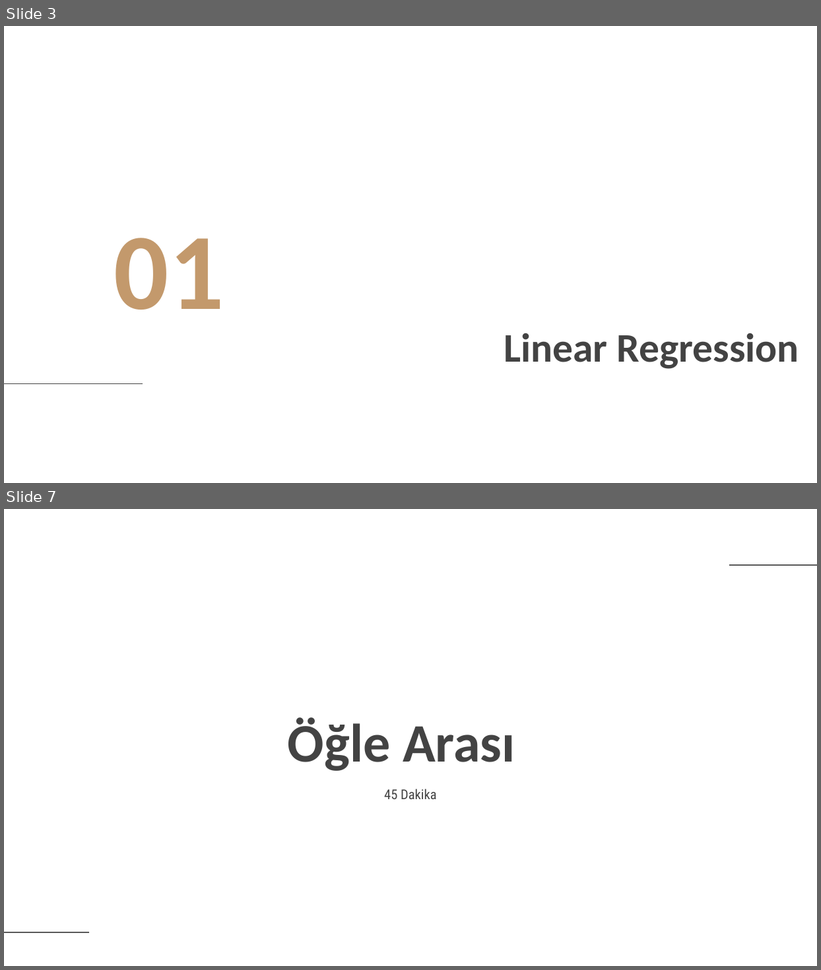
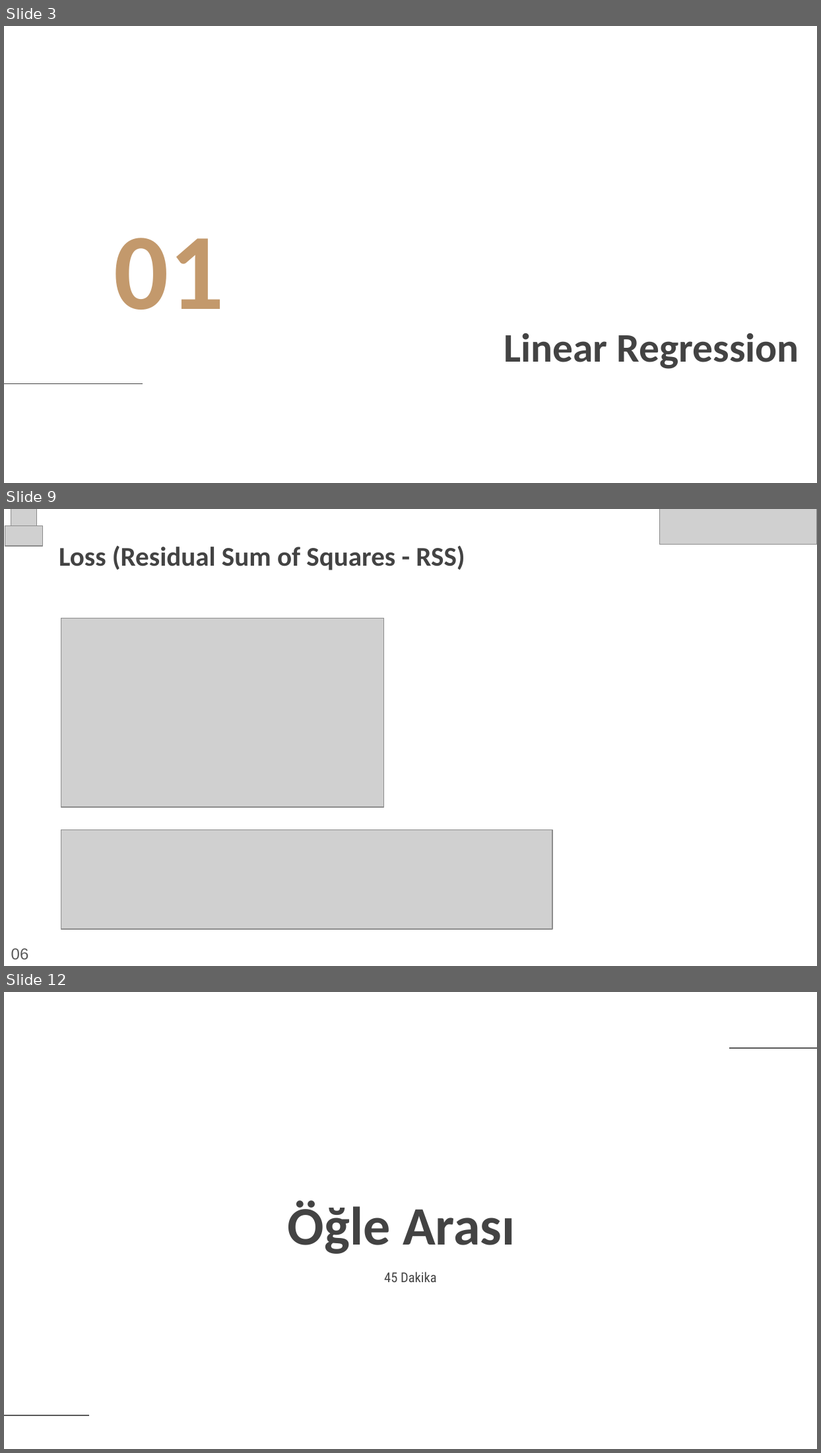
Before and after one commit to glosaCarbon/kodluyoruz_carbon_veri_bilimi_bootcamp, a slide deck: week3/Kodluyoruz_Carbon_Bootcamp_Week03.pptx. Shown one above the other, each under a label of ours: slides 3 and 7 before the commit, slides 3, 9 and 12 after it; the slides between them are not shown. The pictures are 821x970 and 821x1453 pixels, drawn with LibreOffice and Linux fonts; fonts in the diff are those of the drawing; grey boxes stand for pictures; background and template pictures are left out. Boxes give left, top, right and bottom in pixels: in the first picture for what was removed or moved away, otherwise in the second. Text is boxed around its words. In the diff, an @@ line names an element or a change of style, - is before the commit and + after.

```diff
--- a/week3/Kodluyoruz_Carbon_Bootcamp_Week03.pptx
+++ b/week3/Kodluyoruz_Carbon_Bootcamp_Week03.pptx
@@ slide 9 added at <box>4,509,817,966</box>, background picture (left out) @@
@@ picture added at <box>5,526,42,547</box> @@
@@ picture added at <box>11,509,38,534</box> @@
@@ picture added at <box>660,509,817,545</box> @@
@@ title added at <box>59,545,465,570</box>, 24 pt, text #434343, bold @@
+Loss (Residual Sum of Squares - RSS)
@@ picture added at <box>61,618,384,807</box> @@
@@ picture added at <box>61,830,552,929</box> @@
@@ text added at <box>11,949,29,960</box>, 14 pt, text #595959 @@
+06
@@ what was slide 7 is now slide 12 @@
```
Also in this commit, not shown: 1 slide changed, 11 other slides added, 2 slides removed.
